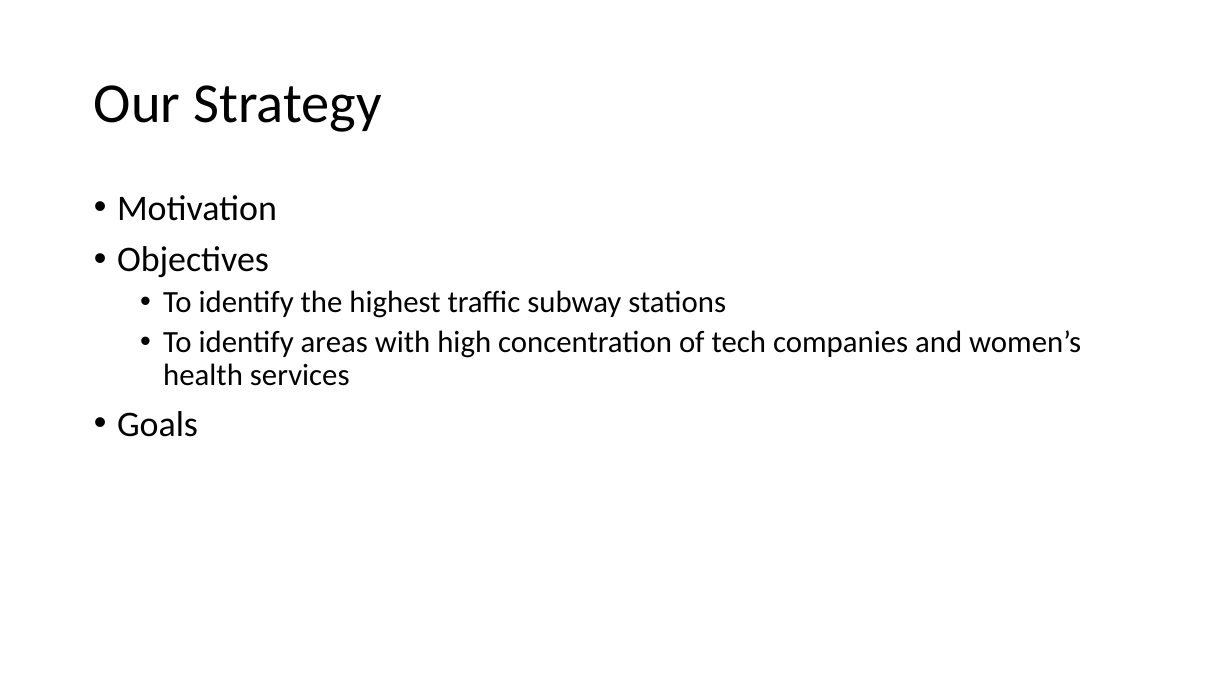
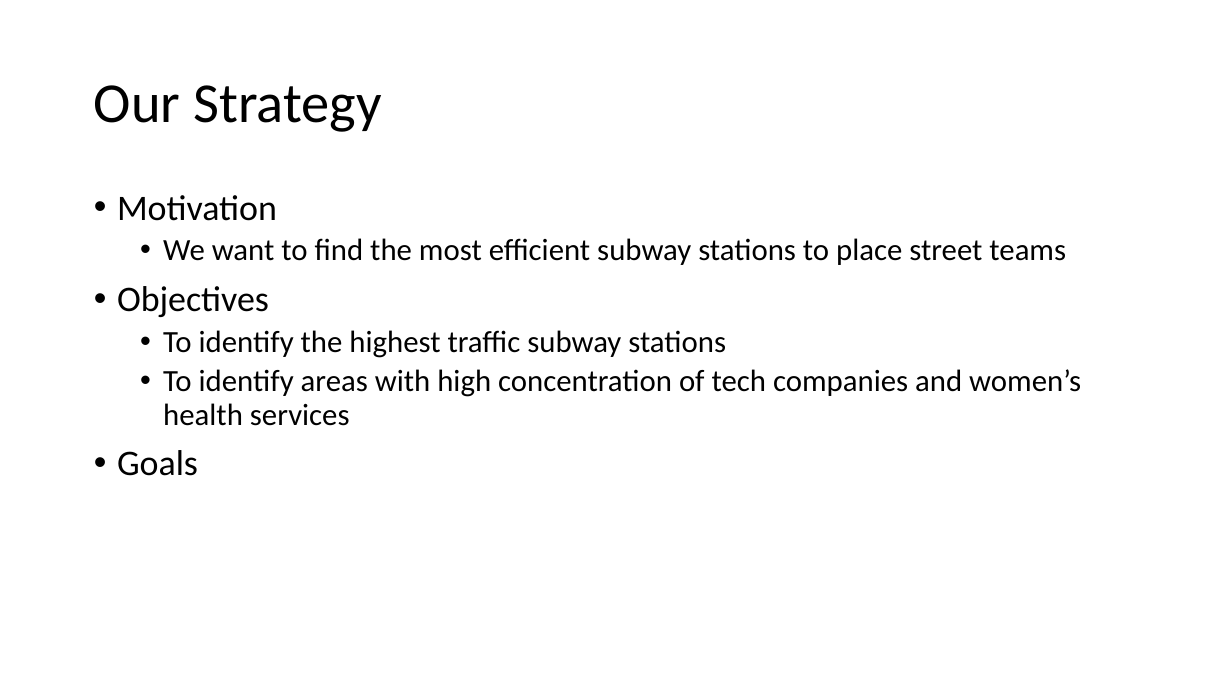
Before and after one commit to cruzkat/Project_01, a slide deck: slide 2 of WTWY_GalaPresentation.pptx. Drawn at 1232x693 pixels with LibreOffice and Linux fonts; fonts in the diff are those of the drawing. Boxes give left, top, right and bottom in pixels: in the first picture for what was removed or moved away, otherwise in the second. Text is boxed around its words. In the diff, an @@ line names an element or a change of style, - is before the commit and + after.

```diff
--- a/WTWY_GalaPresentation.pptx
+++ b/WTWY_GalaPresentation.pptx
@@ text at (163,238,1066,265): paragraph added @@
+  • We want to find the most efficient subway stations to place street teams
```
Also in this commit, not shown: 3 other slides changed, 2 slides added, 1 slide removed, 5 other files.
